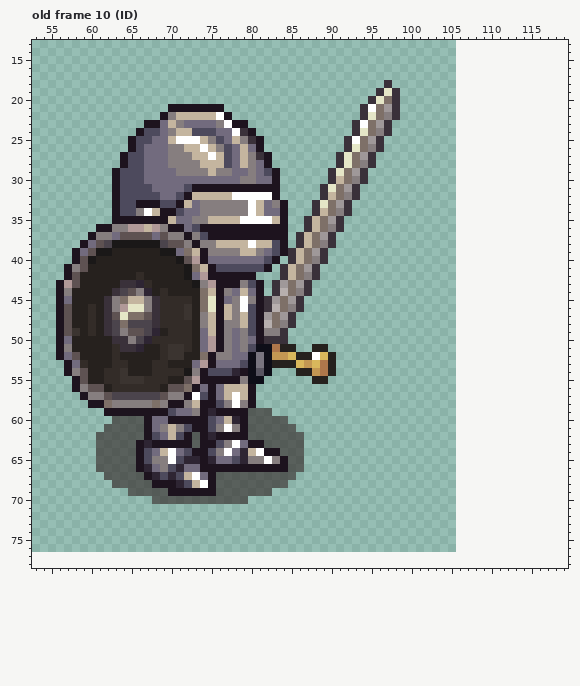
One commit to this pixel-art file: sprites/cavaleiro.aseprite. The picture above was drawn from the file before the commit.
64x64 pixels, 42 frames. Colours within 5 levels of each other are drawn and written as one. Shown: old frame 10 (ID): x 53..119, y 13..78. The old version is drawn lined up with the new one, on the new canvas. The commit also changed other frames, which this record leaves out.
New version:
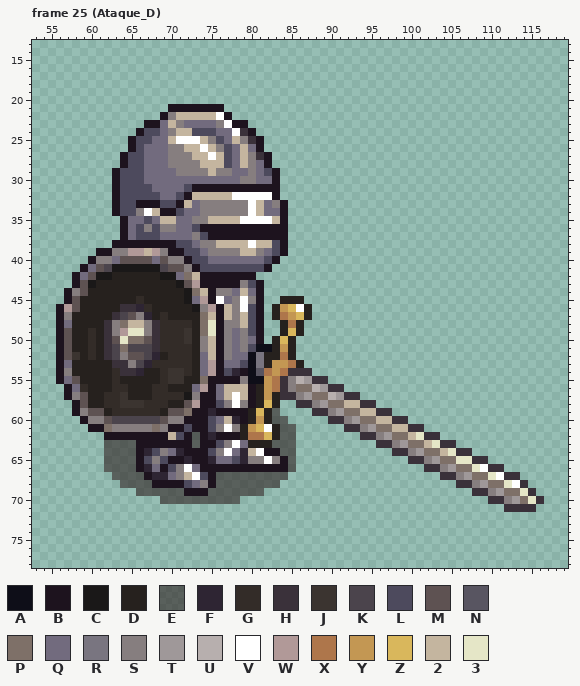
Palette (. is transparent): A #0e0e18  B #1d131e  C #1a1818  D #26211e  E #2f202098  F #2e2533  G #332c28  H #3a313a  J #3b3430  K #4b444c  L #4d4a5d  M #5e5252  N #585561  P #7e7068  Q #726b7e  R #797580  S #867e7f  T #9f9899  U #b7afae  V #ffffff  W #b19998  X #ae764b  Y #c39753  Z #d9b75c  2 #c4b59f  3 #e5e6c7
A new or re-ordered frame is compared with the old frame closest to it.
What changed:
canvas 64x64 -> 148x90, the old top-left corner now at 42,13
frames 42 -> 66
Frame 25 (Ataque_D) is new; against old frame 10 (ID):
y 18: x 97 H -> .
y 19: x 96..98 H3H -> ...
y 20: x 95..98 H3PH -> ....
y 21: x 94..98 HVPTH -> .....
y 22: x 94..98 H3PSH -> .....
y 23: x 93..97 HVPTH -> .....
y 24: x 93..97 H3PSH -> .....
y 25: x 92..96 HVPTH -> .....
y 26: x 92..96 H3PSH -> .....
y 27: x 91..95 H3PTH -> .....
y 28: x 91..95 H3PSH -> .....
y 29: x 90..94 H3PTH -> .....
y 30: x 90..94 H2PSH -> .....
y 31: x 89..93 H3PTH -> .....
y 32: x 89..93 H2PSH -> .....
y 33: x 88..92 H3PTH -> .....
y 34: x 88..92 H2PSH -> .....
y 35: x 63 B -> .; x 65..69 BBBBB -> QQLQ2; x 87..91 H2PTH -> .....
y 36: x 61..68 BBSSWW2W -> ...BQLSL; x 70..71 BB -> SQ; x 87..91 H2PSH -> .....
y 37: x 60..72 BSSQMMMMQMSSB -> ....BQLLLQQQQ; x 86..90 H2PTH -> .....
y 38: x 59..73 BQMKCCCCCCKMMSB -> ....BBBBBBBBLLQ; x 86..90 H2PSH -> .....
y 39: x 58..74 BQMCCDDDDDDCCQP2B -> ...BBSSWW2WSBBLLQ; x 85..89 H2PTH -> .....
y 40: x 58..74 BMCDDDDDDDDDDCMWB -> ..BSSQMMMMQMSSBLL; x 85..89 H2PSH -> .....
y 41: x 57..75 BSMDDDDDDDDDDDDCP2B -> ..BQMKCCCCCCKMMSBLL; x 84..88 H2PTH -> .....
y 42: x 57..62 BMDDDD -> .BQMCC; x 66 G -> D; x 69..74 DDDCQW -> CCQP2B; x 84..88 H2PSH -> .....
y 43: x 56..60 BWMDD -> ..BMC; x 64..67 HHFG -> DDDD; x 71..75 DDCSW -> CMWBB; x 83..87 HTPTH -> .....
y 44: x 56..59 BSDD -> .BSM; x 63..67 HKMSF -> DDDDD; x 69 G -> D; x 72..76 DDP2B -> CP2BS; x 83..87 HUPSH -> .....
y 45: x 56..58 BQD -> .BM; x 62..76 HSP22SHGGGGDP3B -> DDDDGDDDDDCQWBV; x 82..86 HTPTH -> ..DDD
y 46: x 57..58 MD -> WM; x 60 G -> D; x 62..75 HSW33SHGGGJDP3 -> DDHHFGDDDDDCSW; x 82..87 HUPSH. -> .DYZVD
y 47: x 57 M -> S; x 60 G -> D; x 62..68 HM3PPMH -> DHKMSFD; x 70..72 GGJ -> DDD; x 74 S -> P; x 82..87 TPTH.. -> .DXYZD
y 48: x 57 M -> Q; x 60 G -> D; x 63 K -> S; x 65..67 KKK -> 22S; x 74..75 S2 -> P3; x 82..86 UPSH. -> ..DXD
y 49: x 58 J -> D; x 63..69 KSMMKFD -> SW33SHG; x 72 G -> J; x 74..75 Q2 -> P3; x 82..86 SSH.. -> ..DZD
y 50: x 57 Q -> M; x 60 D -> G; x 62..68 DHHSKFG -> HM3PPMH; x 72 G -> J; x 74..75 QW -> S2; x 82..85 HHH. -> .DZD
y 51: x 57 S -> M; x 60 D -> G; x 62..68 DGHHFDD -> HKPKKKH; x 70..71 JJ -> GG; x 74..75 QW -> S2; x 83..84 XD -> DY; x 88..89 DD -> ..
y 52: x 57..58 QM -> MJ; x 60 D -> G; x 62..72 DGDDDDDGJJD -> HKSMMKFDGGG; x 74..76 PBS -> Q2B; x 82..90 AYYZDDVZD -> DDXD.....
y 53: x 56..59 .BQG -> BQDD; x 63..67 GGDDD -> HHSKF; x 70..76 DDDQWBQ -> GGGDQWB; x 82..90 ADDDZYZXD -> DYYXD....
y 54: x 56..59 .BSM -> BSDD; x 62 G -> D; x 64..66 JDD -> HHF; x 68 G -> D; x 70..76 GGCSBLL -> JJGDQWB; x 82..90 A...DDYXD -> XYXHHH...
y 55: x 56..59 ..BM -> BQMD; x 62 G -> D; x 64..68 JJJGG -> DDDDD; x 70..74 DDMWB -> JJDDP; x 82..89 ......DD -> YXHSUTHH
y 56: x 57..61 .BSMM -> BQGDD; x 65..67 GGG -> DDD; x 69..74 DMMPBQ -> GDDDQW; x 81..91 ........... -> DYXHSPPUTHH
y 57: x 57..74 ..BSSMKKKKKKMSSBVL -> BSMDDGGJDDDGGGGCSB; x 81..93 ............. -> DYDHHSTPPUTHH
y 58: x 58..73 ..BBPSSSSSPSBBS2 -> BMDDGGJJJGGGDDMW; x 81..83 ... -> DZD; x 86..95 .......... -> HHSTPP22HH
y 59: x 58..73 ....BBBBBBBBLQQS -> BSMMDGGGGGGDMMPB; x 80..83 EEE. -> DZDE; x 88..97 .......... -> HHSTPP22HH
y 60: x 59..71 ....EEEEBQQBB -> BSSMKKKKKKMSS; x 80..82 EEE -> DYD; x 90..99 .......... -> HHSTPP22HH
y 61: x 60..68 ..EEEEEBQ -> BBPSSSSSP; x 70..71 2S -> BB; x 79..83 BEEEE -> DYZVD; x 92..101 .......... -> HHSTPP22HH
y 62: x 61..66 EEEEEE -> .BBBBB; x 68..69 LQ -> BB; x 79..83 BEEEE -> DXXZD; x 86 E -> .; x 94..103 .......... -> HHSTPP23HH
y 63: x 61 E -> .; x 67 F -> B; x 80..82 BBE -> DDD; x 86 E -> .; x 96..105 .......... -> HHSTPP23HH
y 64: x 61 E -> .; x 67..72 LQ2VQL -> FLSQFB; x 86 E -> .; x 98..107 .......... -> HHSTPP23HH
y 65: x 61 E -> .; x 69..71 SVL -> LBB; x 73 F -> B; x 86 E -> .; x 100..109 .......... -> HHSTPP33HH
y 66: x 61 E -> .; x 69 S -> B; x 71..72 FQ -> SV; x 86 E -> .; x 102..111 .......... -> HHSTPP3VHH
y 67: x 62 E -> .; x 69..71 LFL -> FQS; x 74 Q -> L; x 85 E -> .; x 104..113 .......... -> HHSTPP3VHH
y 68: x 63 E -> .; x 71 F -> B; x 73..74 2V -> QS; x 84 E -> .; x 106..114 ......... -> HHSTPP3VH
y 69: x 65 E -> .; x 70..71 BB -> EE; x 75 B -> E; x 82 E -> .; x 108..115 ........ -> HHSTPP3H
y 70: x 68 E -> .; x 79 E -> .; x 110..116 ....... -> HHSTP3H
y 71: x 112..115 .... -> HHHH
